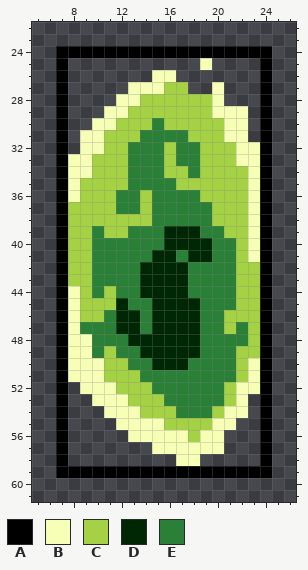
Pixel-art sprite -- PaletteSwap/sprites/sPortalEffect/c7d541be-caa8-4f44-92dd-5dfcd9447fc3.png. Above, as it was before the edit.
The file is 32x64 pixels. Shown: x 5..26, y 22..61.
Palette (. is transparent): A #000000  B #f7ffb7  C #a5d145  D #002704  E #2a8037
Pixels before, first column x 7:
24 AAAAAAAAAAAAAAAAAA
25 A...........B....A
26 A.......BB.......A
27 A.....BBBCC..B...A
28 A....BBCCCCCCB...A
29 A...BBCCCCCCCBBB.A
30 A..BBCCCECCCCCBB.A
31 A.BBCCCEEEECCCBB.A
32 A.BBCCEEECEECCCBBA
33 ABBCCCEEECEECCCBBA
34 ABBCCCEEECCECCCCBA
35 ABCCCCEEEECCCCCCBA
36 ABCCCEECEEEECCCCBA
37 ACCCCEECEEEEECCCBA
38 ACCCCCCCEEEEECCCBA
39 ACCECCEEEDDDEECCBA
40 ACCEEEEEEDDDDEECBA
41 ACCEEEEEDDEDDEECBA
42 ACCEEEEDDDDEEEECCA
43 ACCEEEEDDDDEEEECCA
44 ABCECEEDDDDEEEECCA
45 ABCCCDEEDDDDEEECCA
46 ABCCEDDEDDDDEECCCA
47 ABEEEDDEDDDDEECECA
48 ABBEEEDDDDDDEEEECA
49 ABBECEEDDDDDEEECCA
50 ABBBCCEEDDDEEEECBA
51 ABBBCCCEEEEEEEECBA
52 A.BBBCCCEEEEEECBBA
53 A..BBBCCCEEEEECB.A
54 A...BBBCCCEEECBB.A
55 A....BBBBCCCCBB..A
56 A.....BBBBBCBB...A
57 A.......BBBBBB...A
58 A.........BB.....A
59 AAAAAAAAAAAAAAAAAA
And afterwards:
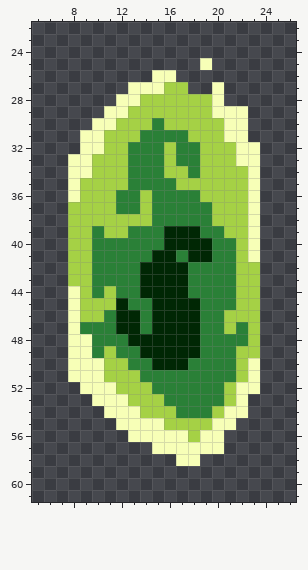
Edits made:
Changed rows in their new state; - is an unchanged pixel.
first column x 7:
24 ..................
25 .----------------.
26 .----------------.
27 .----------------.
28 .----------------.
29 .----------------.
30 .----------------.
31 .----------------.
32 .----------------.
33 .----------------.
34 .----------------.
35 .----------------.
36 .----------------.
37 .----------------.
38 .----------------.
39 .----------------.
40 .----------------.
41 .----------------.
42 .----------------.
43 .----------------.
44 .----------------.
45 .----------------.
46 .----------------.
47 .----------------.
48 .----------------.
49 .----------------.
50 .----------------.
51 .----------------.
52 .----------------.
53 .----------------.
54 .----------------.
55 .----------------.
56 .----------------.
57 .----------------.
58 .----------------.
59 ..................
Changed places in both pictures, as pixel boxes (x1, y1, x2, y2):
erased: (56, 46, 272, 478)
